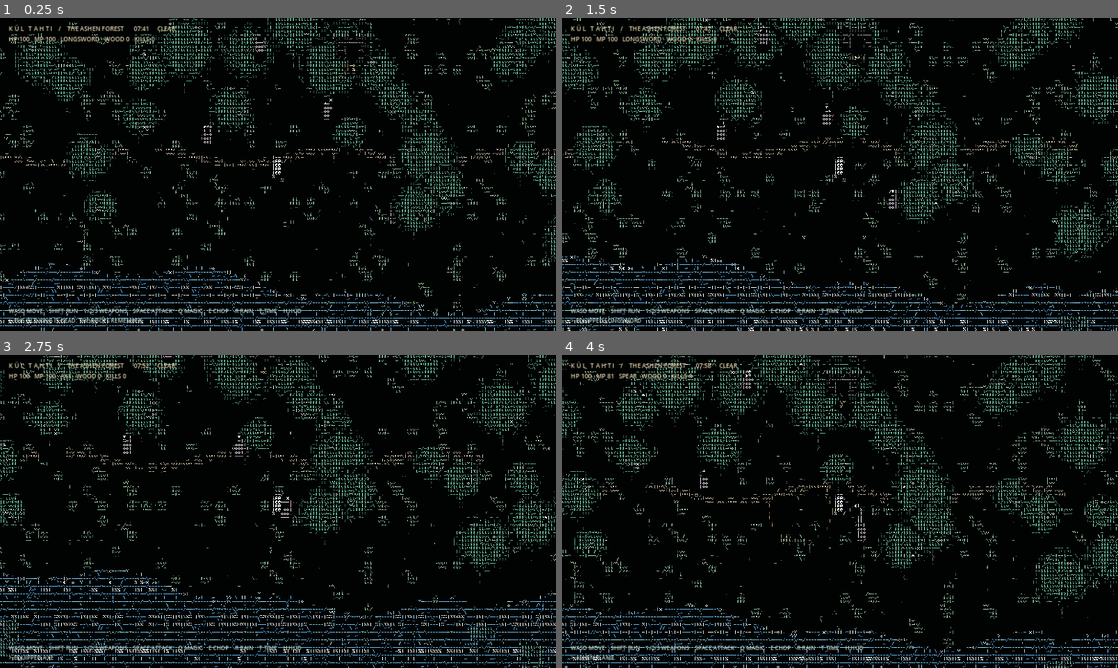
Above: before the commit, frames 1-4 (two rows, left to right).
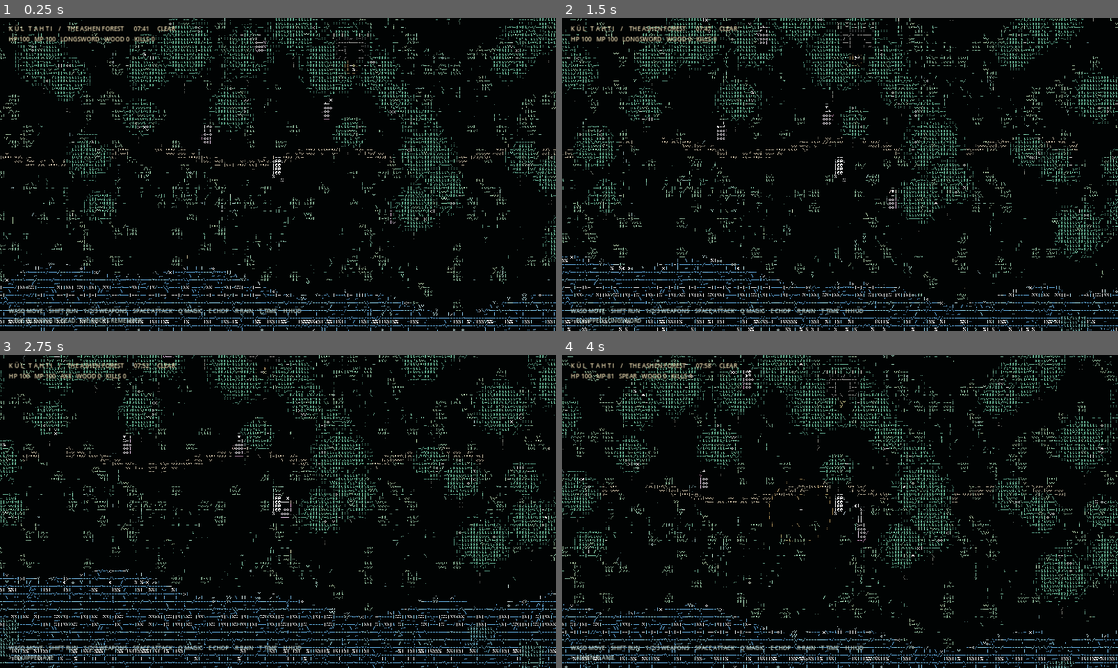
Above: after the commit, the same moments.

Repository: furkhans4o4-create/KUL-TAHTI
Game: Godot game, scene res://scenes/main.tscn
Same seed, same stepped clock (60 frames per second), same inputs: the game is played once before the commit and once after it.
Inputs:
- Up to frame 1 (0.25 s): no input
- Up to frame 2 (1.5 s): tap Enter at 0.5 s; hold D 0.53-1.28 s; hold Shift 0.53-1.28 s; tap Space at 0.77 s; hold S from 1.28 s (still down); tap 1 at 1.35 s
- Up to frame 3 (2.75 s): tap Space at 1.52 s; release S at 2.03 s; hold D from 2.03 s (still down); tap 2 at 2.1 s
- Up to frame 4 (4 s): release D at 2.78 s; hold W 2.78-3.53 s; tap 3 at 2.85 s; tap Space at 3.02, 3.77 s; hold A from 3.53 s (still down); tap Q at 3.6 s

The runs differ from the first frame. In frame 1, 0.7% of the frame differs, in the area x 0-100%, y 0-89%; in frame 2, 0.7%; in frame 3, 0.5%; in frame 4, 0.7%.

Commit message:
Give forest dense animated grass meadows with spatial noise clustering

Diff:
--- a/scripts/forest.gd
+++ b/scripts/forest.gd
@@ -46,10 +46,18 @@
         var radius := rng.randf_range(42,85)
         trees.append({"p":p,"r":radius,"phase":rng.randf()*TAU_F,"hp":3,"type":i%3})
     trees.sort_custom(func(a: Dictionary,b: Dictionary)->bool: return a["p"].y < b["p"].y)
-    for i in range(4400):
+    # Distinct animated grass meadows, not uniformly scattered glyph noise.
+    var meadow_noise := FastNoiseLite.new()
+    meadow_noise.seed = 2301
+    meadow_noise.frequency = 0.0048
+    for i in range(29500):
         var p := Vector2(rng.randf_range(0,EXTENT.x),rng.randf_range(0,EXTENT.y))
-        if p.y > _bank(p.x)-20 or absf(p.y - (760.0 + 17.0*sin(p.x*0.013))) < 58.0 or p.distance_to(hero) < 90.0: continue
-        grass.append({"p":p,"height":rng.randf_range(8,22),"phase":rng.randf()*TAU_F,"kind":i%13})
+        if p.y > _bank(p.x)-20 or absf(p.y - (760.0 + 17.0*sin(p.x*0.013))) < 50.0 or p.distance_to(hero) < 72.0:
+            continue
+        var density: float = meadow_noise.get_noise_2d(p.x,p.y)
+        if density < -0.06:
+            continue
+        grass.append({"p":p,"height":rng.randf_range(11,29),"phase":rng.randf()*TAU_F,"kind":i%13})
     for i in range(350):
         var p := Vector2(rng.randf_range(0,EXTENT.x),rng.randf_range(0,EXTENT.y))
         if p.y < _bank(p.x)-10:
